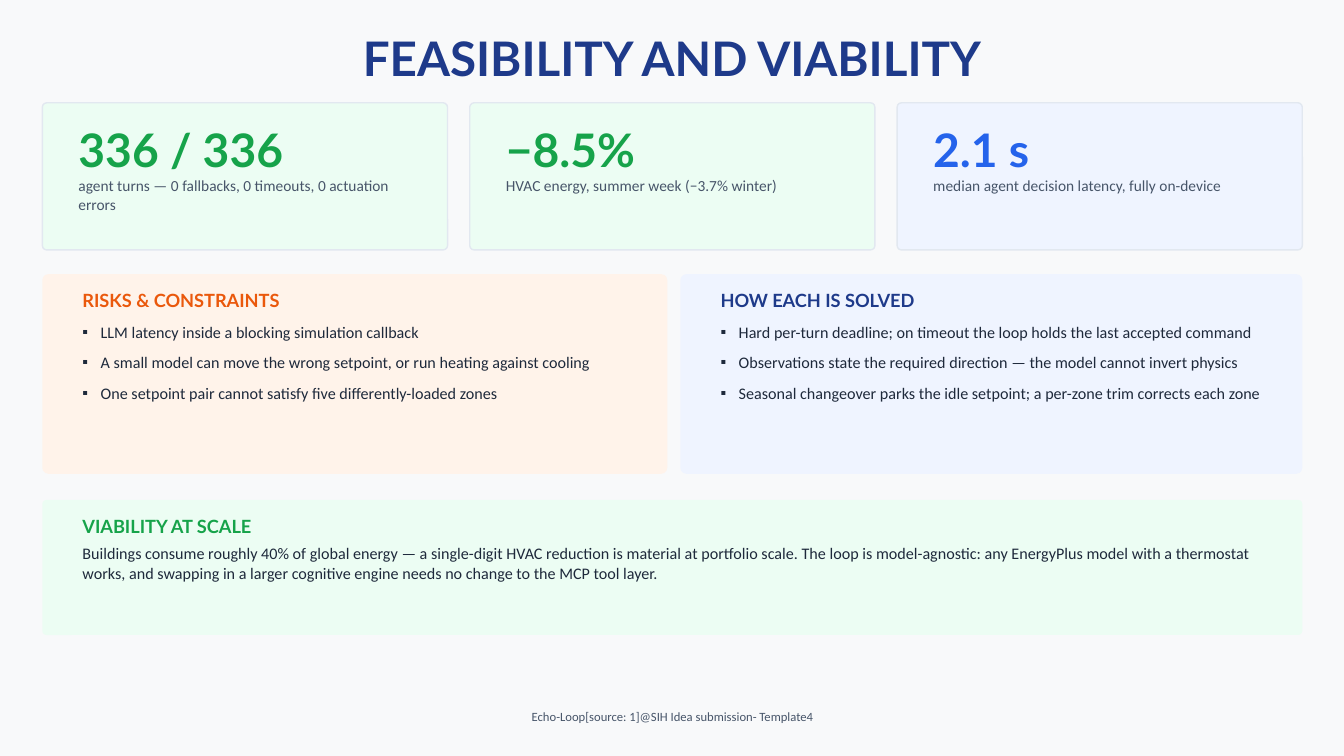
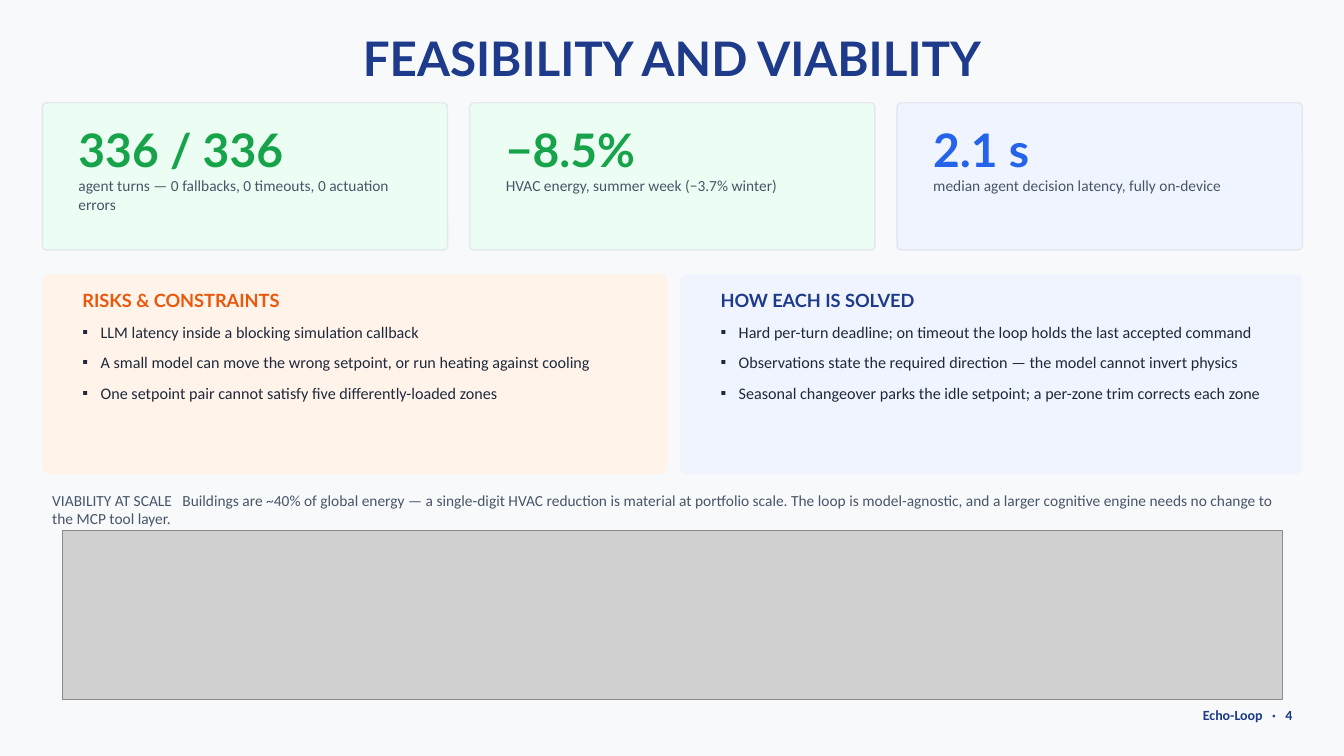
Before and after one commit to ayushYadav1107/Eco_loop_building_agents, a slide deck: slide 4 of deck/Eco-Loop_Building_Agents_Idea.pptx. Drawn at 1344x756 pixels with LibreOffice and Linux fonts; fonts in the diff are those of the drawing; grey boxes stand for pictures. Boxes give left, top, right and bottom in pixels: in the first picture for what was removed or moved away, otherwise in the second. Text is boxed around its words. In the diff, an @@ line names an element or a change of style, - is before the commit and + after.

```diff
--- a/deck/Eco-Loop_Building_Agents_Idea.pptx
+++ b/deck/Eco-Loop_Building_Agents_Idea.pptx
@@ rounded rectangle removed at [42, 500, 1303, 635] @@
@@ text at [52, 495, 1272, 527]: text changed; size 11.5 to 11 pt; text colour #1E293B to #475569 @@
-VIABILITY AT SCALE
-Buildings consume roughly 40% of global energy — a single-digit HVAC reduction is material at portfolio scale. The loop is model-agnostic: any EnergyPlus model with a thermostat works, and swapping in a larger cognitive engine needs no change to the MCP tool layer.
+VIABILITY AT SCALE Buildings are ~40% of global energy — a single-digit HVAC reduction is material at portfolio scale. The loop is model-agnostic, and a larger cognitive engine needs no change to the MCP tool layer.
@@ picture added at [63, 530, 1282, 700] @@
@@ text at [1203, 710, 1292, 723]: text changed; size 9 to 10 pt; text colour #475569 to #1E3A8A; bold on @@
-Echo-Loop[source: 1]@SIH Idea submission- Template4
+Echo-Loop · 4
```
Also in this commit, not shown: 5 other slides changed, 7 other files.
